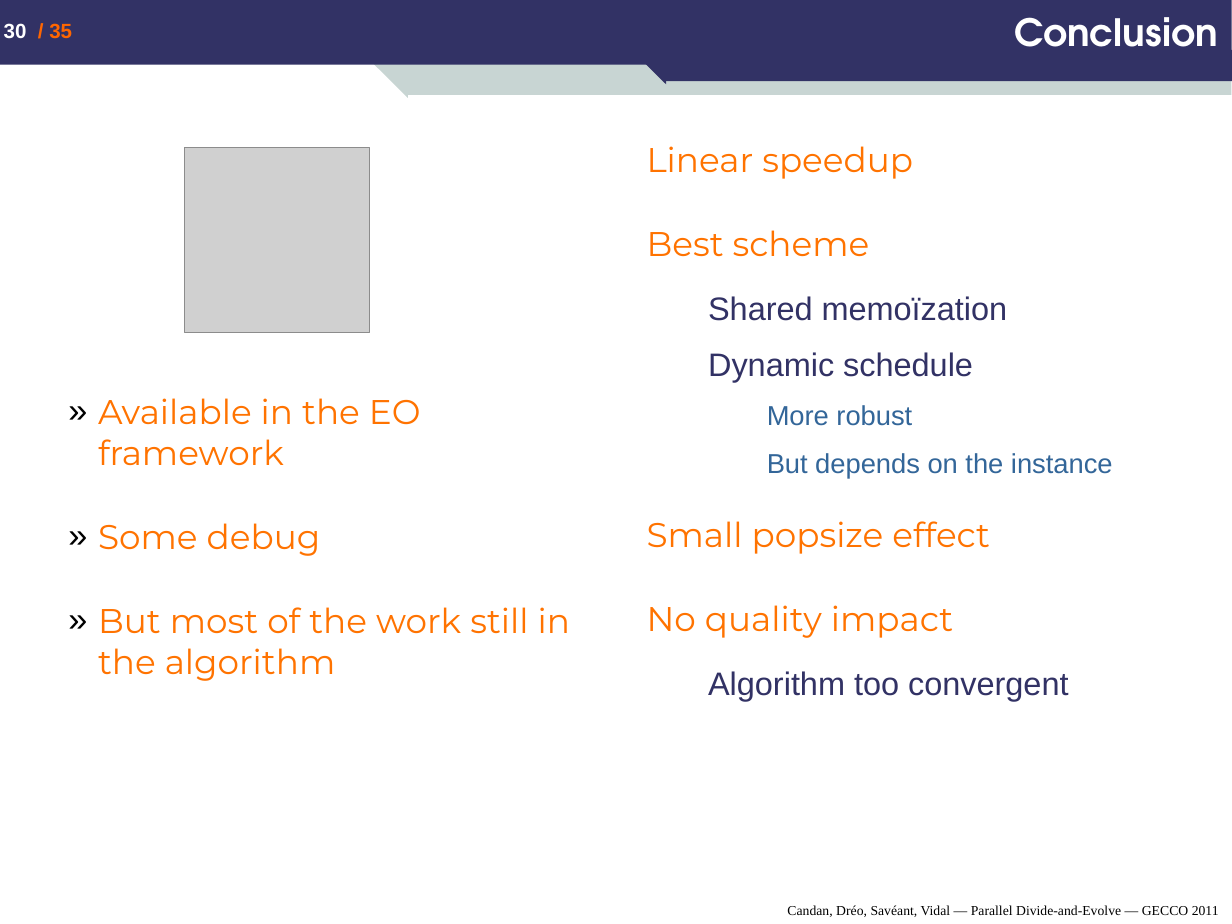
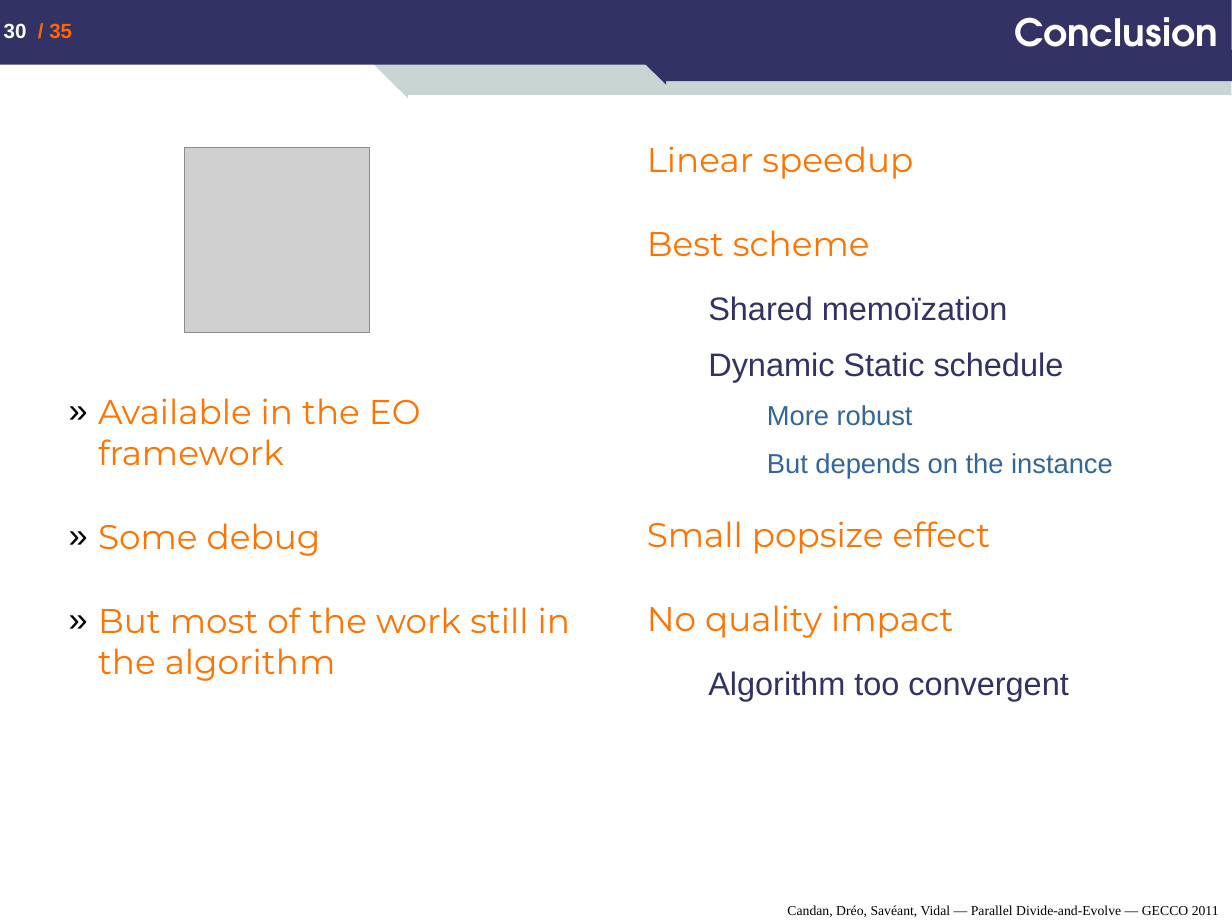
Before and after one commit to nojhan/descarwin, a slide deck: slide 30 of papers/GECCO2011/dae_mt/Candan-Dreo-Saveant-Vidal_Parallel-Divide-and-Evolve_GECCO-2011.ppt. Drawn at 1232x924 pixels with LibreOffice and Linux fonts; fonts in the diff are those of the drawing; grey boxes stand for pictures. Boxes give left, top, right and bottom in pixels: in the first picture for what was removed or moved away, otherwise in the second. Text is boxed around its words. In the diff, an @@ line names an element or a change of style, - is before the commit and + after.

```diff
--- a/papers/GECCO2011/dae_mt/Candan-Dreo-Saveant-Vidal_Parallel-Divide-and-Evolve_GECCO-2011.ppt
+++ b/papers/GECCO2011/dae_mt/Candan-Dreo-Saveant-Vidal_Parallel-Divide-and-Evolve_GECCO-2011.ppt
@@ text at [708,352,1064,382]: text changed @@
-  Dynamic schedule
+  Dynamic Static schedule
```
Also in this commit, not shown: 9 other slides changed.
